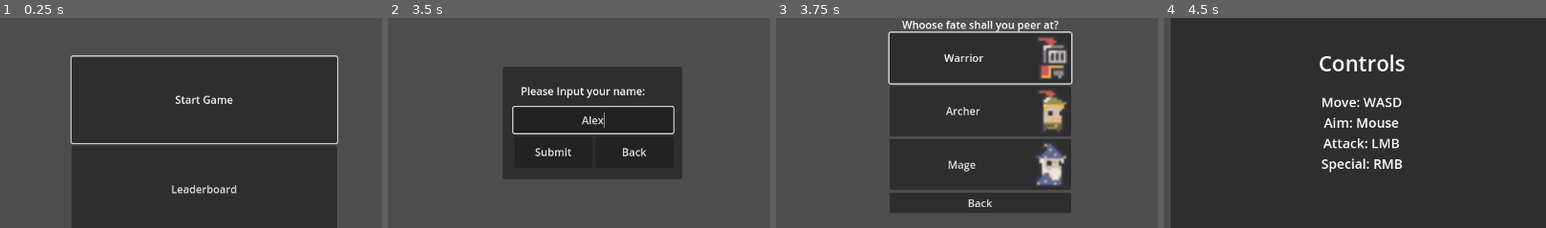
Above: before the commit, frames 1-4 (left to right).
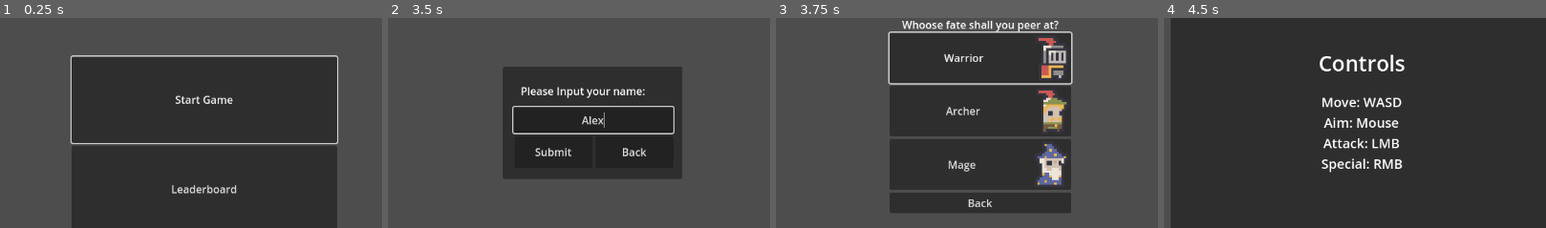
Above: after the commit, the same moments.

Repository: Shadowyish/fantasytss
Game: Godot game, scene res://Assets/Scenes/MainMenu.tscn
The game is run twice, just before and just after one commit, with the same random seed, the same clock (stepped at 60 frames per second) and the same inputs.
Inputs (mouse positions are % of the whole screen's width and height, from its top left):
- Up to frame 1 (0.25 s): no input
- Up to frame 2 (3.5 s): click "Leaderboard" at 0.5 s; click "Back" at 1.25 s; click "Start Game" at 2 s; click (50, 50) at 2.77 s; type "Alex" at 2.85 s
- Up to frame 3 (3.75 s): click "Submit" at 3.5 s
- Up to frame 4 (4.5 s): click "Warrior" at 4.25 s
The pictures show only the part of the screen within x 23-73%, y 26-76%; the shares and areas given below are measured in that part.

Frames 1-2 are identical in both runs. In frame 3, 1.0% of the frame differs, in the area x 68-77%, y 9-80%; in frame 4, nothing differs.
Error in both runs: Cannot call method 'add_child' on a null value. (res://Assets/Scripts/GameManager.gd:78)

Commit message:
fixing errors

Diff:
--- a/tss_godot/Assets/Prefabs/Bow.tscn
+++ b/tss_godot/Assets/Prefabs/Bow.tscn
@@ -63,3 +63,4 @@
 shape = SubResource("CircleShape2D_rugms")
 
 [node name="AOEParticles" type="CPUParticles2D" parent="."]
+emitting = false
--- a/tss_godot/Assets/Prefabs/Mage.tscn
+++ b/tss_godot/Assets/Prefabs/Mage.tscn
@@ -2,7 +2,7 @@
 
 [ext_resource type="Script" path="res://Assets/Scripts/PlayerController.gd" id="1_1051h"]
 [ext_resource type="Texture2D" uid="uid://ce5txl102oq68" path="res://Assets/SpriteSheets/merlin_.png" id="2_utck0"]
-[ext_resource type="PackedScene" uid="uid://d1j6klwny8dpt" path="res://Assets/Prefabs/FireBallStaff.tscn" id="3_lv3jg"]
+[ext_resource type="PackedScene" uid="uid://by6aadms1vrto" path="res://Assets/Prefabs/LightningStaff.tscn" id="3_qfcw6"]
 
 [sub_resource type="CircleShape2D" id="CircleShape2D_ydc17"]
 
@@ -335,7 +335,7 @@
 speed = 100.0
 health = 100
 mana = 50
-cur_weapon = NodePath("FireBallStaff")
+cur_weapon = NodePath("LightningStaff")
 
 [node name="CollisionShape2D" type="CollisionShape2D" parent="." groups=["Player"]]
 position = Vector2(0.5, 0)
@@ -350,5 +350,4 @@
 frame = 3
 frame_progress = 1.0
 
-[node name="FireBallStaff" parent="." instance=ExtResource("3_lv3jg")]
-position = Vector2(20, 0)
+[node name="LightningStaff" parent="." instance=ExtResource("3_qfcw6")]
--- a/tss_godot/Assets/Scripts/Bow.gd
+++ b/tss_godot/Assets/Scripts/Bow.gd
@@ -31,6 +31,7 @@
 	for body in $Area2D.get_overlapping_bodies():
 		if !body.is_in_group("Player"):
 			body.take_damage(15)
+	emit_signal("attack_finished")
 
 func end_special():
 	GameManager.player.speed /=2
--- a/tss_godot/Assets/Scripts/MainMenuController.gd
+++ b/tss_godot/Assets/Scripts/MainMenuController.gd
@@ -78,7 +78,7 @@
 func update_leaderboard():
 	for entry in SaveManager.score_list:
 		var score_listing = load("res://Assets/Prefabs/LeaderboardEntry.tscn").instantiate()
-		score_listing.text = entry.name + ":" + str(entry.score)
+		score_listing.text = entry.name_ + ":" + str(entry.score)
 		leaderboard_list.add_child(score_listing)
 
 func break_down_leaderboard():
--- a/tss_godot/Assets/Scripts/SaveManager.gd
+++ b/tss_godot/Assets/Scripts/SaveManager.gd
@@ -50,6 +50,6 @@
 
 func find_insertion_index(score:int) -> int:
 	for i in range(score_list.size()):
-		if score_list[i] < score:
+		if score_list[i].score < score:
 			return i
 	return score_list.size()
--- a/tss_godot/project.godot
+++ b/tss_godot/project.godot
@@ -106,5 +106,6 @@
 
 [rendering]
 
+textures/canvas_textures/default_texture_filter=0
 renderer/rendering_method="gl_compatibility"
 renderer/rendering_method.mobile="gl_compatibility"
Not shown, changed: tss_godot/Assets/SpriteSheets/robinHood_.png.import
